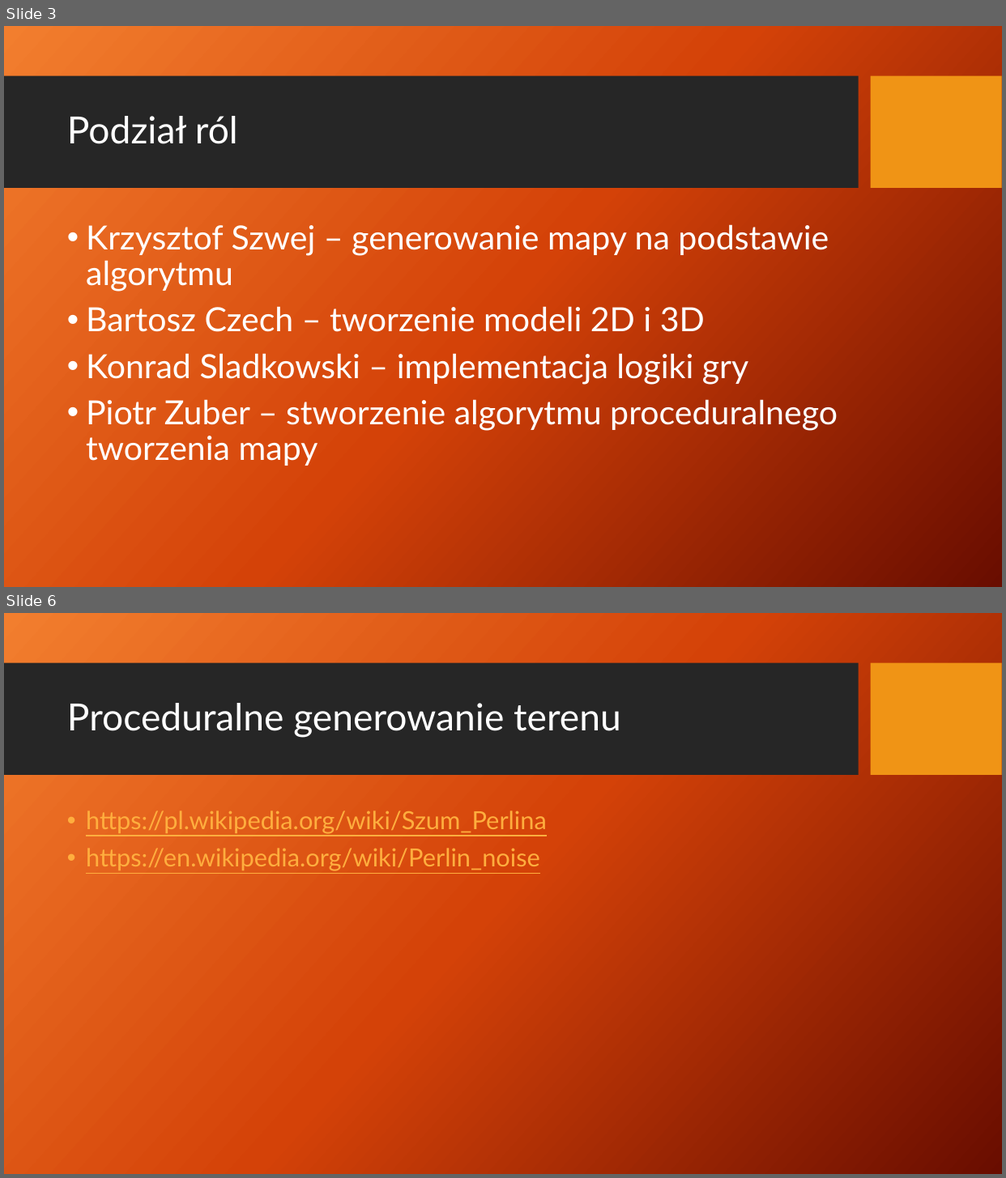
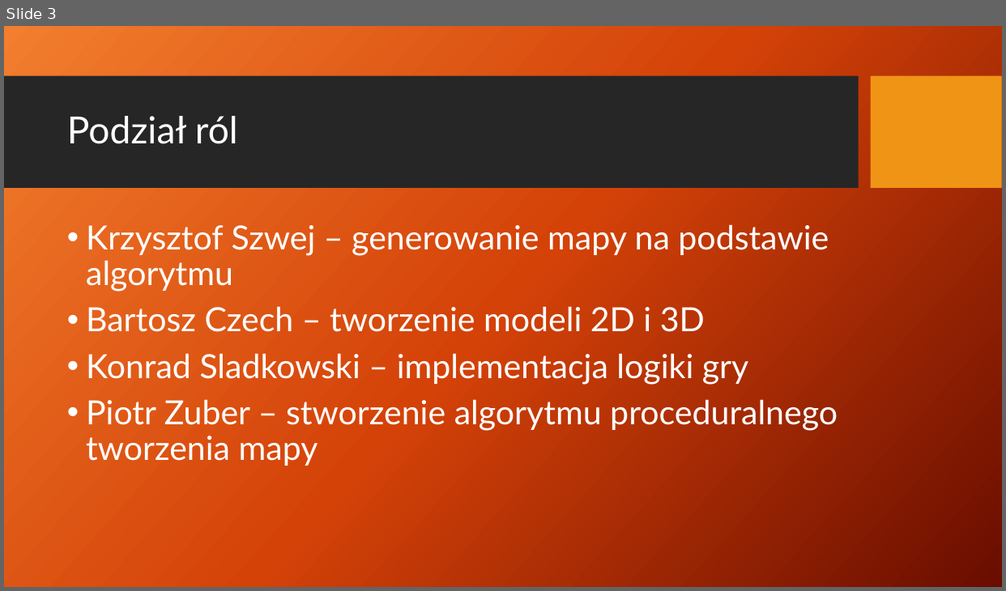
Before and after one commit to FakeOrganization-TD/TowerDefence, a slide deck: Prezentacje/Prez 2 - oceniana.pptx. Shown one above the other, each under a label of ours: slides 3 and 6 before the commit, slide 3 after it; the slides between them are not shown. The pictures are 1006x1178 and 1006x591 pixels, drawn with LibreOffice and Linux fonts; fonts in the diff are those of the drawing; background and template pictures are left out. Boxes give left, top, right and bottom in pixels: in the first picture for what was removed or moved away, otherwise in the second. Text is boxed around its words. In the diff, an @@ line names an element or a change of style, - is before the commit and + after.

```diff
--- a/Prezentacje/Prez 2 - oceniana.pptx
+++ b/Prezentacje/Prez 2 - oceniana.pptx
@@ slide 6 removed at box(4, 613, 1002, 1174), background picture (left out); not listed: 2 template elements that a slide beside it also shows @@
@@ title removed at box(67, 703, 621, 738) @@
-Proceduralne generowanie terenu
@@ text removed at box(86, 811, 547, 871) @@
-• https://pl.wikipedia.org/wiki/Szum_Perlina
-• https://en.wikipedia.org/wiki/Perlin_noise
```
Also in this commit, not shown: 4 slides added, 4 other slides removed.
